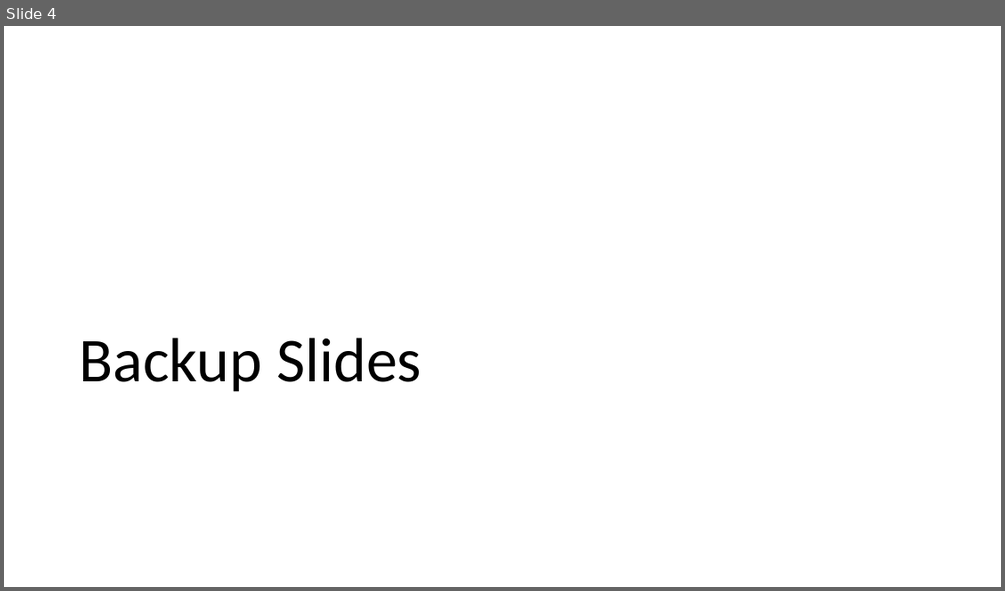
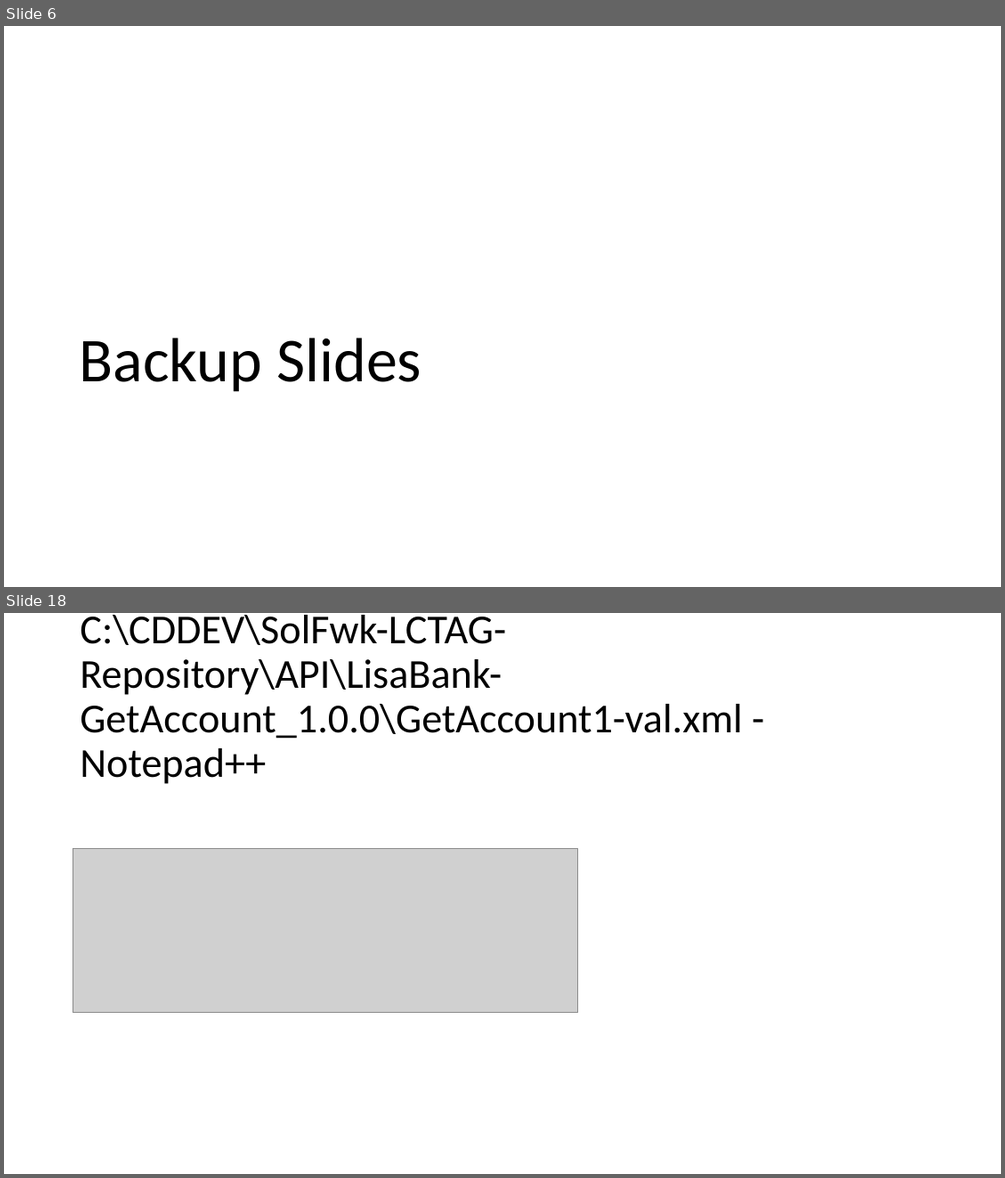
Before and after one commit to DannySaro/CA-DevTest-Solution-Patterns, a slide deck: SolFwk-LCTAG-LowCodeTestAutomationGeneration/Documentation/SolFwk-LowCodeTestAutomationGeneration.pptx. Shown one above the other, each under a label of ours: slide 4 before the commit, slides 6 and 18 after it; the slides between them are not shown. The pictures are 1005x591 and 1005x1178 pixels, drawn with LibreOffice and Linux fonts; fonts in the diff are those of the drawing; grey boxes stand for pictures. Boxes give left, top, right and bottom in pixels: in the first picture for what was removed or moved away, otherwise in the second. Text is boxed around its words. In the diff, an @@ line names an element or a change of style, - is before the commit and + after.

```diff
--- a/SolFwk-LCTAG-LowCodeTestAutomationGeneration/Documentation/SolFwk-LowCodeTestAutomationGeneration.pptx
+++ b/SolFwk-LCTAG-LowCodeTestAutomationGeneration/Documentation/SolFwk-LowCodeTestAutomationGeneration.pptx
@@ slide 18 added at box(4, 613, 1001, 1174), background #FFFFFF @@
@@ title added at box(80, 615, 742, 784), 39.6 pt, text #000000 @@
+C:\CDDEV\SolFwk-LCTAG-Repository\API\LisaBank-GetAccount_1.0.0\GetAccount1-val.xml - Notepad++
@@ picture added at box(73, 848, 577, 1013) @@
@@ what was slide 4 is now slide 6 @@
```
Also in this commit, not shown: 1 slide changed, 15 other slides added, 2 other files.
